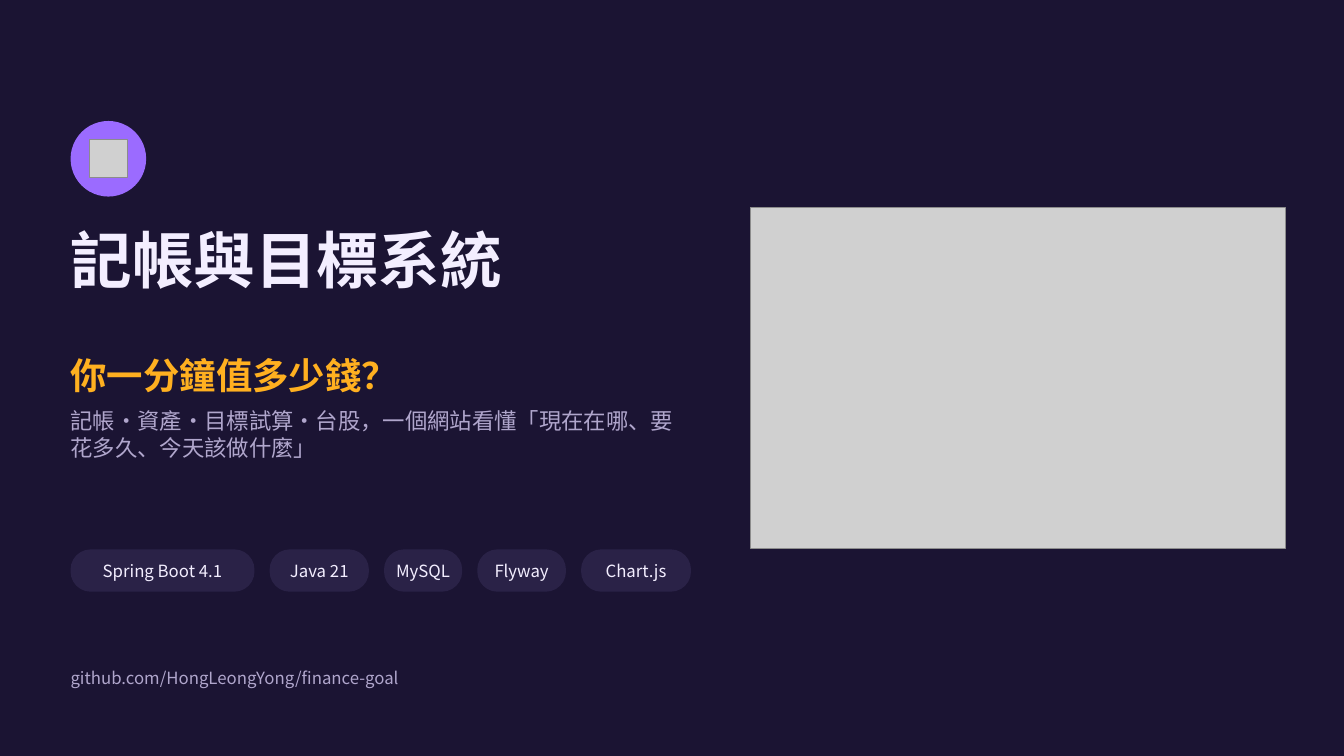
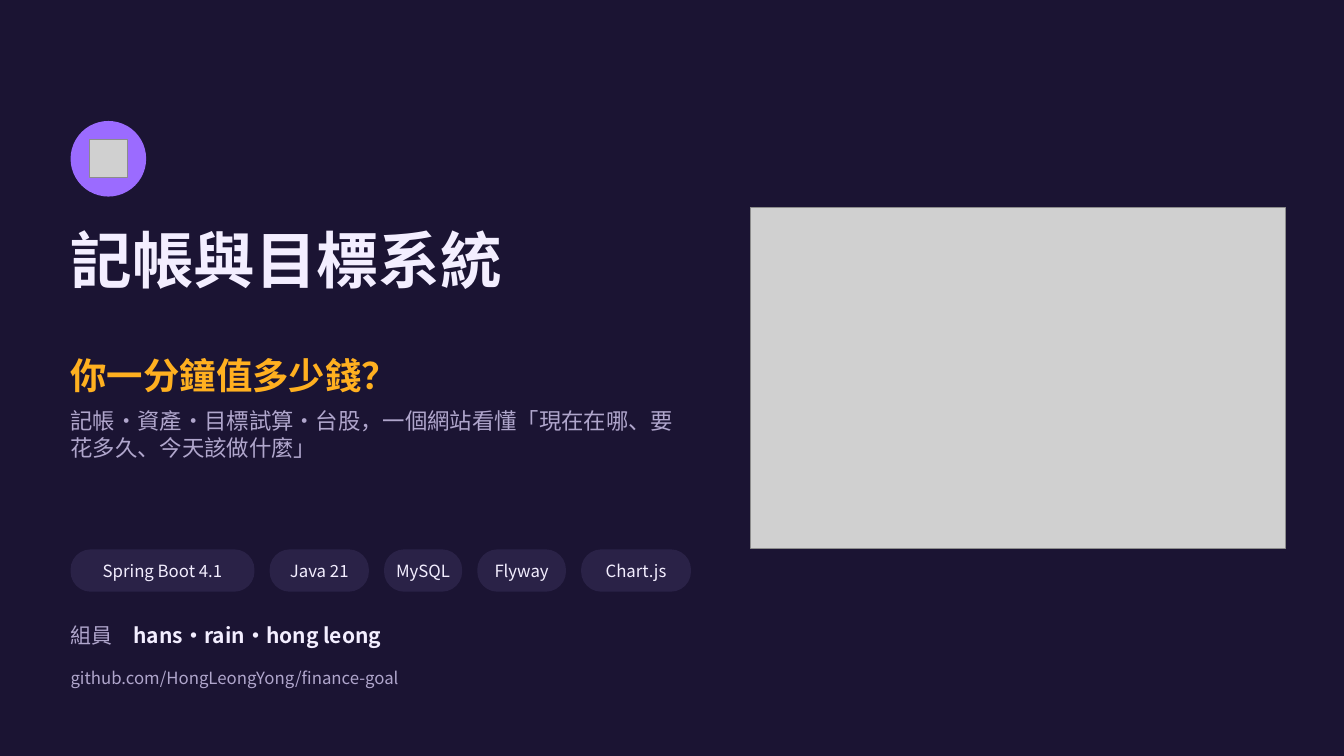
Before and after one commit to HongLeongYong/finance-goal, a slide deck: slide 1 of docs/匯報簡報.pptx. Drawn at 1344x756 pixels with LibreOffice and Linux fonts; fonts in the diff are those of the drawing; grey boxes stand for pictures. Boxes give left, top, right and bottom in pixels: in the first picture for what was removed or moved away, otherwise in the second. Text is boxed around its words. In the diff, an @@ line names an element or a change of style, - is before the commit and + after.

```diff
--- a/docs/匯報簡報.pptx
+++ b/docs/匯報簡報.pptx
@@ text added at (x1=71, y1=625, x2=381, y2=648), 15 pt, text #F3EEFF, bold @@
+組員 hans・rain・hong leong
```
Also in this commit, not shown: 1 other slide changed, 1 other file.
